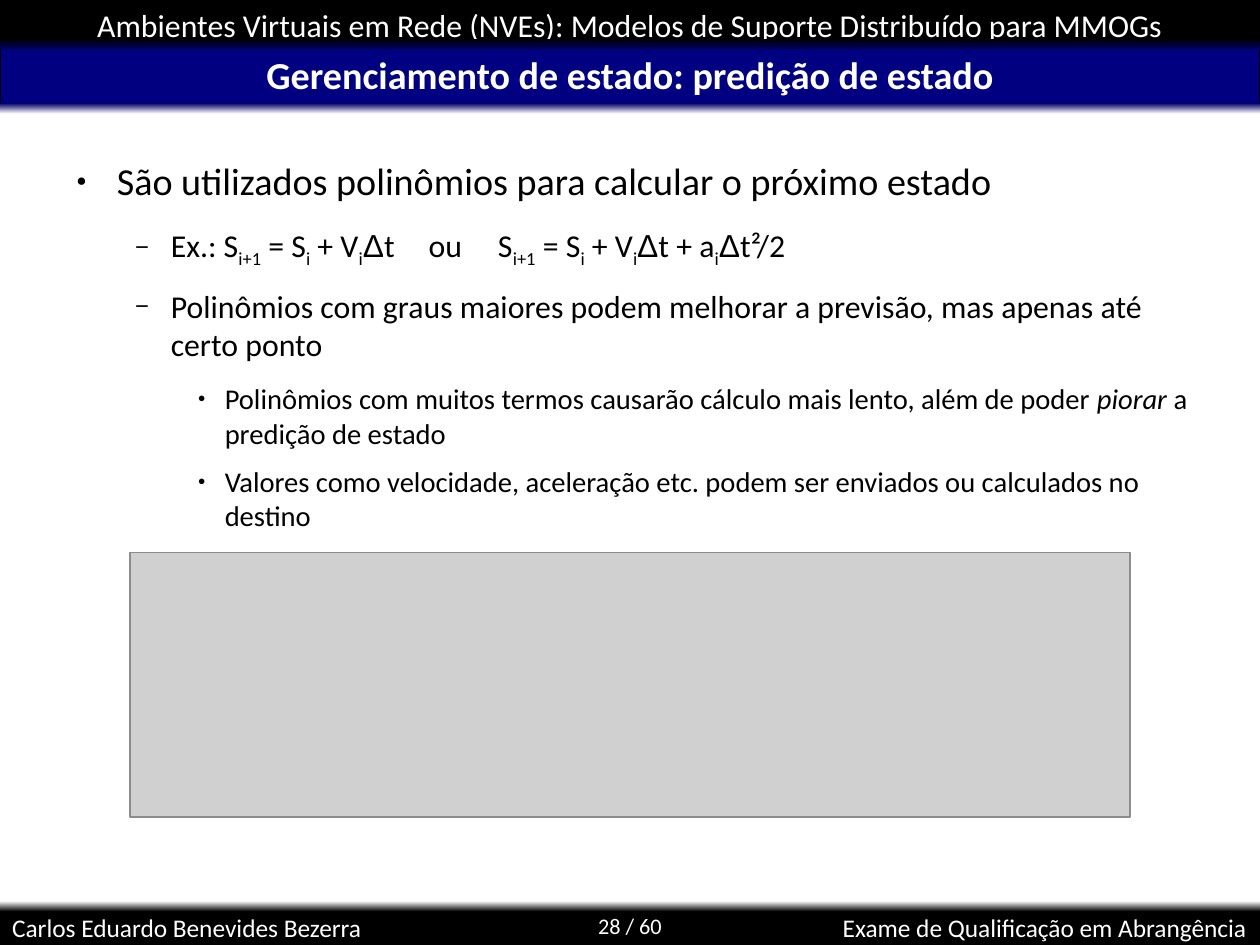
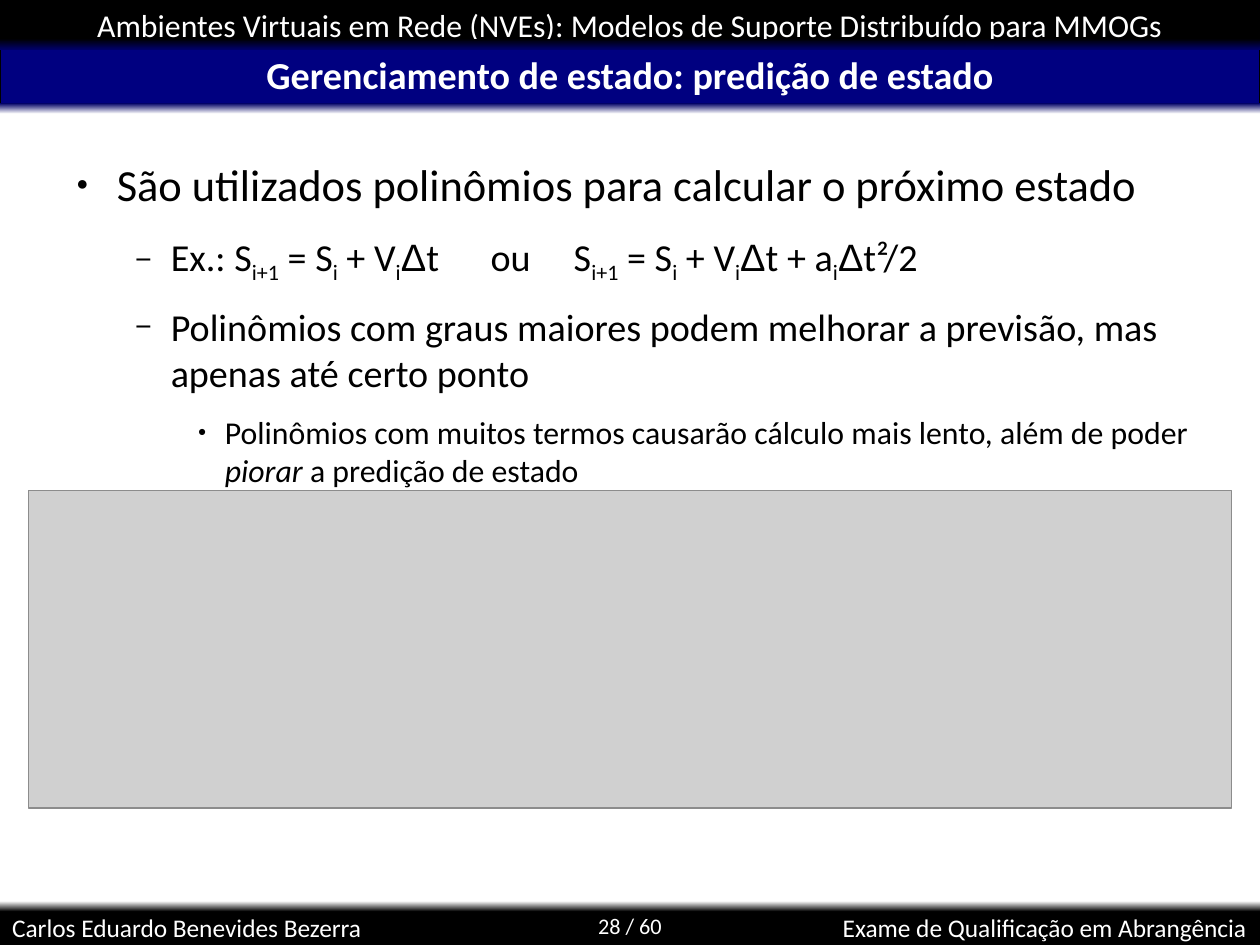
Before and after one commit to kdubezerra/kdubezerra, a slide deck: slide 28 of disciplinas/cmp600/app_turbo.ppt. Drawn at 1260x945 pixels with LibreOffice and Linux fonts; fonts in the diff are those of the drawing; grey boxes stand for pictures; background and template pictures are left out. Boxes give left, top, right and bottom in pixels: in the first picture for what was removed or moved away, otherwise in the second. Text is boxed around its words. In the diff, an @@ line names an element or a change of style, - is before the commit and + after.

```diff
--- a/disciplinas/cmp600/app_turbo.ppt
+++ b/disciplinas/cmp600/app_turbo.ppt
@@ text "São utilizados polinômios para calcular ..." at <box>117,170,1188,491</box>: size 24 to 28 pt in "São utilizados polinômios para calcular o próximo ..."; size 20 to 24 pt in "Ex.: Si+1 = Si + ViΔt ou ...", "Polinômios com graus maiores podem melhorar a ..."; size 18 to 20 pt in "Polinômios com muitos termos causarão cálculo mais ..." @@
@@ text at <box>225,472,1139,527</box>: paragraph removed @@
-    ● Valores como velocidade, aceleração etc. podem ser enviados ou calculados no destino
@@ picture: place and size @@
-picture at <box>130,553,1131,818</box>
+picture at <box>29,491,1231,808</box>
```
Also in this commit, not shown: 12 other slides changed, 1 slide removed.
